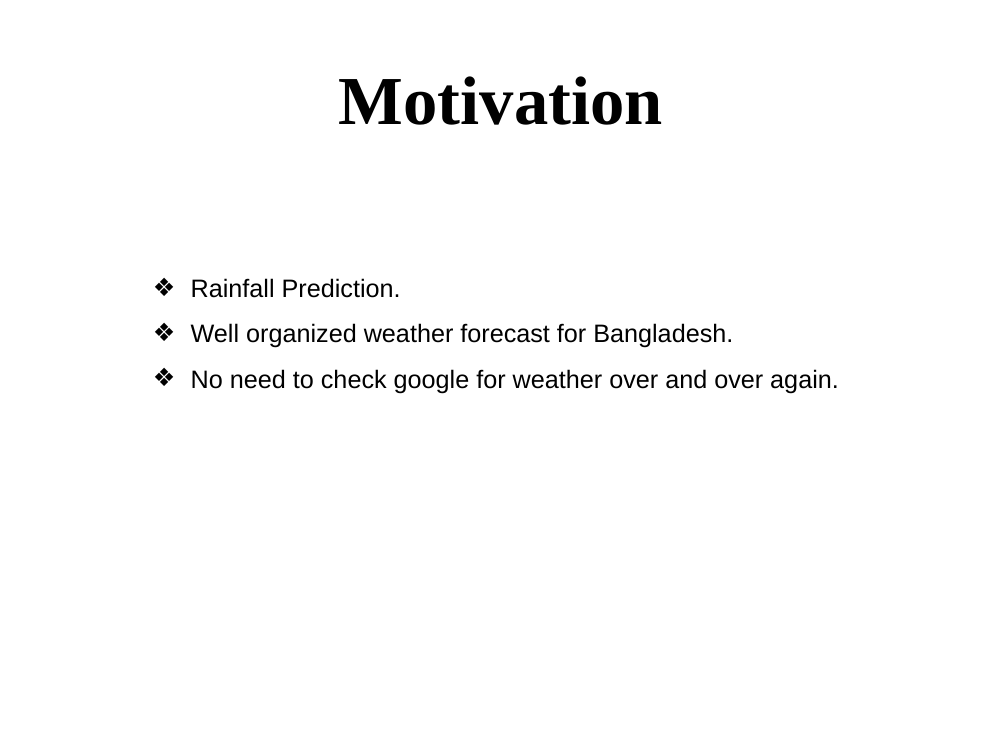
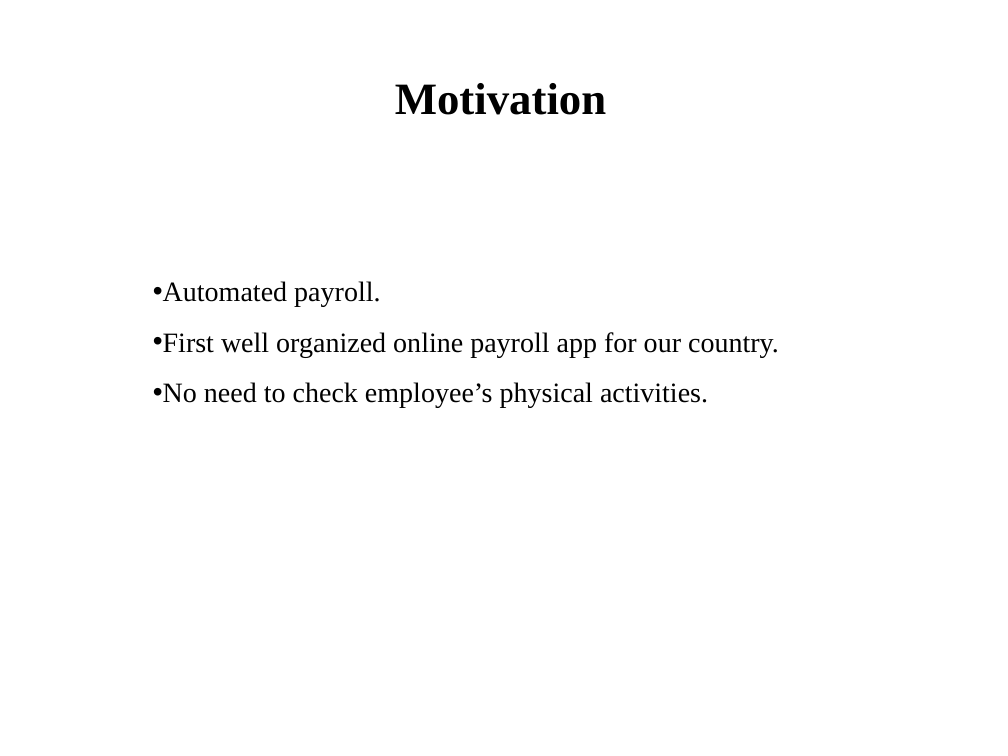
Before and after one commit to RedwanSharafatKabir/Track_Me, a slide deck: slide 5 of Track_Me Documents/EUB-APGT.pptx. Drawn at 1008x756 pixels with LibreOffice and Linux fonts; fonts in the diff are those of the drawing. Boxes give left, top, right and bottom in pixels: in the first picture for what was removed or moved away, otherwise in the second. Text is boxed around its words. In the diff, an @@ line names an element or a change of style, - is before the commit and + after.

```diff
--- a/Track_Me Documents/EUB-APGT.pptx
+++ b/Track_Me Documents/EUB-APGT.pptx
@@ title "Motivation" at (395, 83, 606, 115): size 49 to 32 pt @@
@@ text at (163, 281, 779, 408): text changed; size 18 to 20 pt; font Arial to Times New Roman @@
-❖ Rainfall Prediction.
-❖ Well organized weather forecast for Bangladesh.
-❖ No need to check google for weather over and over again.
+• Automated payroll.
+• First well organized online payroll app for our country.
+• No need to check employee’s physical activities.
```
Also in this commit, not shown: 7 other slides changed, 3 slides added, 3 slides removed, 5 other files.
